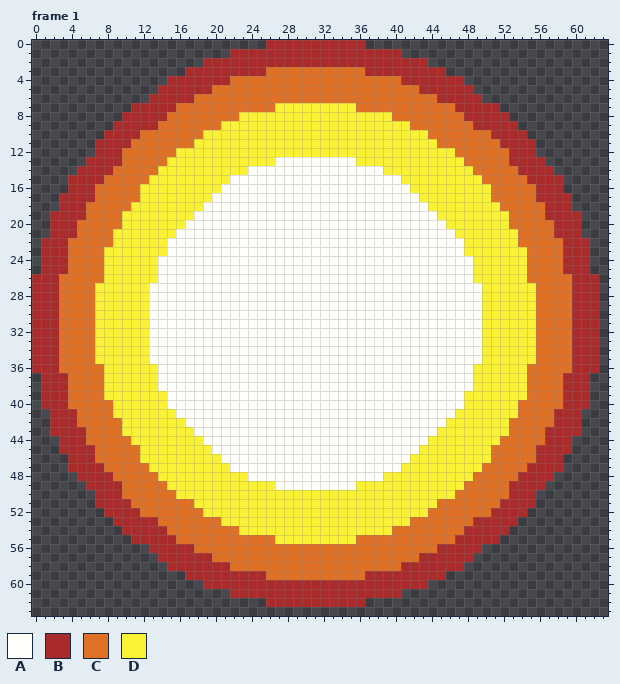
Two versions of one pixel-art file, core/assets-src/sprites/explosion.anim.ase. Above is the file before it was changed.
64x64 pixels, 7 frames. Colours within 5 levels of each other are drawn and written as one. Shown: frame 1. The commit also changed other frames, which this record leaves out.
Palette (. is transparent): A #fffffc  B #aa2b2b  C #df7126  D #fbf236
Pixels before, frame 1, first column x 0:
 0 ..........................BBBBBBBBBBB..........................
 1 ......................BBBBBBBBBBBBBBBBBBB......................
 2 ...................BBBBBBBBBBBBBBBBBBBBBBBBB...................
 3 .................BBBBBBBBBCCCCCCCCCCCBBBBBBBBB.................
 4 ...............BBBBBBBCCCCCCCCCCCCCCCCCCCBBBBBBB...............
 5 ..............BBBBBBCCCCCCCCCCCCCCCCCCCCCCCBBBBBB..............
 6 .............BBBBBCCCCCCCCCCCCCCCCCCCCCCCCCCCBBBBB.............
 7 ...........BBBBBCCCCCCCCCCCDDDDDDDDDCCCCCCCCCCCBBBBB...........
 8 ..........BBBBBCCCCCCCCDDDDDDDDDDDDDDDDDCCCCCCCCBBBBB..........
 9 .........BBBBBCCCCCCCDDDDDDDDDDDDDDDDDDDDDCCCCCCCBBBBB.........
10 ........BBBBCCCCCCCDDDDDDDDDDDDDDDDDDDDDDDDDCCCCCCCBBBB........
11 .......BBBBCCCCCCCDDDDDDDDDDDDDDDDDDDDDDDDDDDCCCCCCCBBBB.......
12 .......BBBCCCCCCDDDDDDDDDDDDDDDDDDDDDDDDDDDDDDDCCCCCCBBB.......
13 ......BBBBCCCCCDDDDDDDDDDDDAAAAAAAAADDDDDDDDDDDDCCCCCBBBB......
14 .....BBBBCCCCCDDDDDDDDDDAAAAAAAAAAAAAAADDDDDDDDDDCCCCCBBBB.....
15 ....BBBBCCCCCDDDDDDDDDAAAAAAAAAAAAAAAAAAADDDDDDDDDCCCCCBBBB....
16 ....BBBCCCCCDDDDDDDDDAAAAAAAAAAAAAAAAAAAAADDDDDDDDDCCCCCBBB....
17 ...BBBBCCCCCDDDDDDDDAAAAAAAAAAAAAAAAAAAAAAADDDDDDDDCCCCCBBBB...
18 ...BBBCCCCCDDDDDDDDAAAAAAAAAAAAAAAAAAAAAAAAADDDDDDDDCCCCCBBB...
19 ..BBBBCCCCDDDDDDDDAAAAAAAAAAAAAAAAAAAAAAAAAAADDDDDDDDCCCCBBBB..
20 ..BBBCCCCCDDDDDDDAAAAAAAAAAAAAAAAAAAAAAAAAAAAADDDDDDDCCCCCBBB..
21 ..BBBCCCCDDDDDDDAAAAAAAAAAAAAAAAAAAAAAAAAAAAAAADDDDDDDCCCCBBB..
22 .BBBCCCCCDDDDDDAAAAAAAAAAAAAAAAAAAAAAAAAAAAAAAAADDDDDDCCCCCBBB.
23 .BBBCCCCDDDDDDDAAAAAAAAAAAAAAAAAAAAAAAAAAAAAAAAADDDDDDDCCCCBBB.
24 .BBBCCCCDDDDDDAAAAAAAAAAAAAAAAAAAAAAAAAAAAAAAAAAADDDDDDCCCCBBB.
25 .BBBCCCCDDDDDDAAAAAAAAAAAAAAAAAAAAAAAAAAAAAAAAAAADDDDDDCCCCBBB.
26 BBBCCCCCDDDDDDAAAAAAAAAAAAAAAAAAAAAAAAAAAAAAAAAAADDDDDDCCCCCBBB
27 BBBCCCCDDDDDDAAAAAAAAAAAAAAAAAAAAAAAAAAAAAAAAAAAAADDDDDDCCCCBBB
28 BBBCCCCDDDDDDAAAAAAAAAAAAAAAAAAAAAAAAAAAAAAAAAAAAADDDDDDCCCCBBB
29 BBBCCCCDDDDDDAAAAAAAAAAAAAAAAAAAAAAAAAAAAAAAAAAAAADDDDDDCCCCBBB
30 BBBCCCCDDDDDDAAAAAAAAAAAAAAAAAAAAAAAAAAAAAAAAAAAAADDDDDDCCCCBBB
31 BBBCCCCDDDDDDAAAAAAAAAAAAAAAAAAAAAAAAAAAAAAAAAAAAADDDDDDCCCCBBB
32 BBBCCCCDDDDDDAAAAAAAAAAAAAAAAAAAAAAAAAAAAAAAAAAAAADDDDDDCCCCBBB
33 BBBCCCCDDDDDDAAAAAAAAAAAAAAAAAAAAAAAAAAAAAAAAAAAAADDDDDDCCCCBBB
34 BBBCCCCDDDDDDAAAAAAAAAAAAAAAAAAAAAAAAAAAAAAAAAAAAADDDDDDCCCCBBB
35 BBBCCCCDDDDDDAAAAAAAAAAAAAAAAAAAAAAAAAAAAAAAAAAAAADDDDDDCCCCBBB
36 BBBCCCCCDDDDDDAAAAAAAAAAAAAAAAAAAAAAAAAAAAAAAAAAADDDDDDCCCCCBBB
37 .BBBCCCCDDDDDDAAAAAAAAAAAAAAAAAAAAAAAAAAAAAAAAAAADDDDDDCCCCBBB.
38 .BBBCCCCDDDDDDAAAAAAAAAAAAAAAAAAAAAAAAAAAAAAAAAAADDDDDDCCCCBBB.
39 .BBBCCCCDDDDDDDAAAAAAAAAAAAAAAAAAAAAAAAAAAAAAAAADDDDDDDCCCCBBB.
40 .BBBCCCCCDDDDDDAAAAAAAAAAAAAAAAAAAAAAAAAAAAAAAAADDDDDDCCCCCBBB.
41 ..BBBCCCCDDDDDDDAAAAAAAAAAAAAAAAAAAAAAAAAAAAAAADDDDDDDCCCCBBB..
42 ..BBBCCCCCDDDDDDDAAAAAAAAAAAAAAAAAAAAAAAAAAAAADDDDDDDCCCCCBBB..
43 ..BBBBCCCCDDDDDDDDAAAAAAAAAAAAAAAAAAAAAAAAAAADDDDDDDDCCCCBBBB..
44 ...BBBCCCCCDDDDDDDDAAAAAAAAAAAAAAAAAAAAAAAAADDDDDDDDCCCCCBBB...
45 ...BBBBCCCCCDDDDDDDDAAAAAAAAAAAAAAAAAAAAAAADDDDDDDDCCCCCBBBB...
46 ....BBBCCCCCDDDDDDDDDAAAAAAAAAAAAAAAAAAAAADDDDDDDDDCCCCCBBB....
47 ....BBBBCCCCCDDDDDDDDDAAAAAAAAAAAAAAAAAAADDDDDDDDDCCCCCBBBB....
48 .....BBBBCCCCCDDDDDDDDDDAAAAAAAAAAAAAAADDDDDDDDDDCCCCCBBBB.....
49 ......BBBBCCCCCDDDDDDDDDDDDAAAAAAAAADDDDDDDDDDDDCCCCCBBBB......
50 .......BBBCCCCCCDDDDDDDDDDDDDDDDDDDDDDDDDDDDDDDCCCCCCBBB.......
51 .......BBBBCCCCCCCDDDDDDDDDDDDDDDDDDDDDDDDDDDCCCCCCCBBBB.......
52 ........BBBBCCCCCCCDDDDDDDDDDDDDDDDDDDDDDDDDCCCCCCCBBBB........
53 .........BBBBBCCCCCCCDDDDDDDDDDDDDDDDDDDDDCCCCCCCBBBBB.........
54 ..........BBBBBCCCCCCCCDDDDDDDDDDDDDDDDDCCCCCCCCBBBBB..........
55 ...........BBBBBCCCCCCCCCCCDDDDDDDDDCCCCCCCCCCCBBBBB...........
56 .............BBBBBCCCCCCCCCCCCCCCCCCCCCCCCCCCBBBBB.............
57 ..............BBBBBBCCCCCCCCCCCCCCCCCCCCCCCBBBBBB..............
58 ...............BBBBBBBCCCCCCCCCCCCCCCCCCCBBBBBBB...............
59 .................BBBBBBBBBCCCCCCCCCCCBBBBBBBBB.................
60 ...................BBBBBBBBBBBBBBBBBBBBBBBBB...................
61 ......................BBBBBBBBBBBBBBBBBBB......................
62 ..........................BBBBBBBBBBB..........................
After:
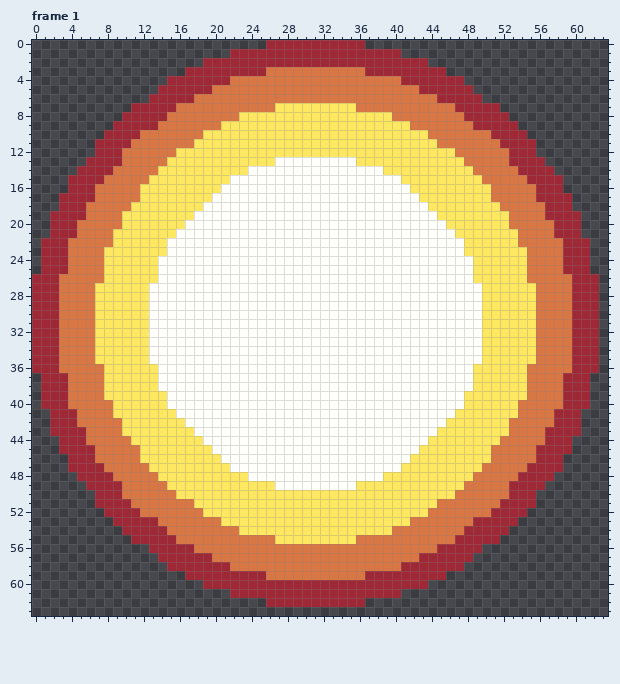
Edits made:
Colour B changes from #aa2b2b to #9e2835.
Colour C changes from #df7126 to #d87644.
Colour D changes from #fbf236 to #fee761.
